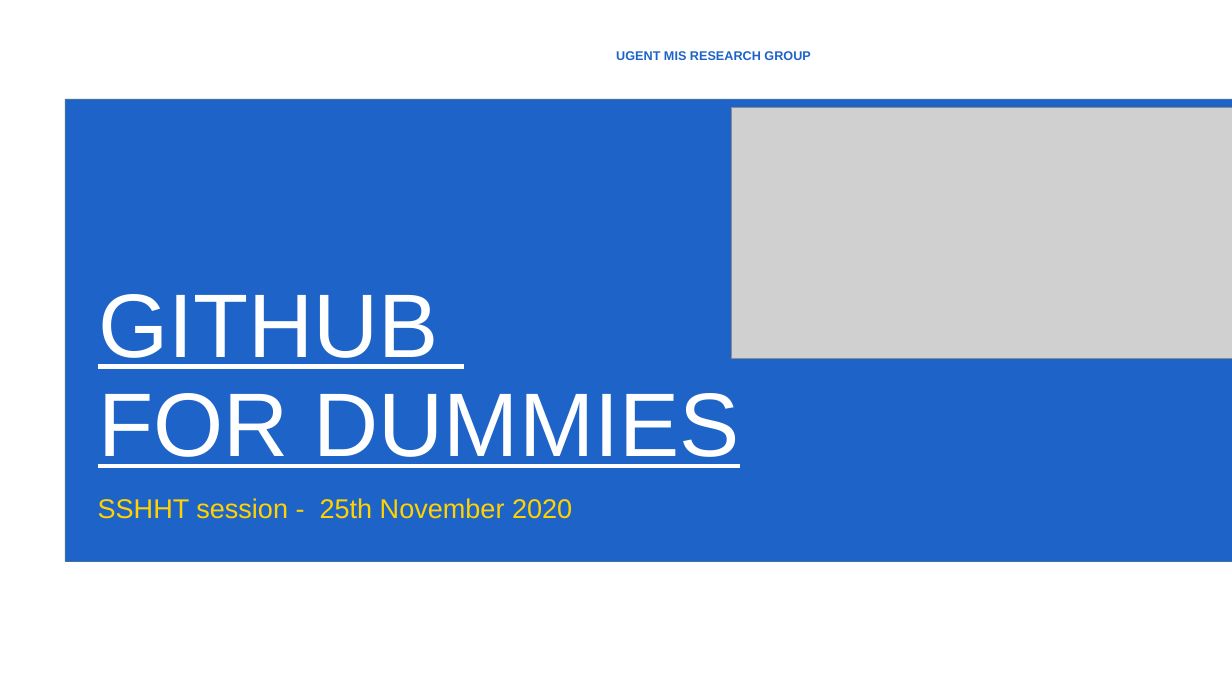
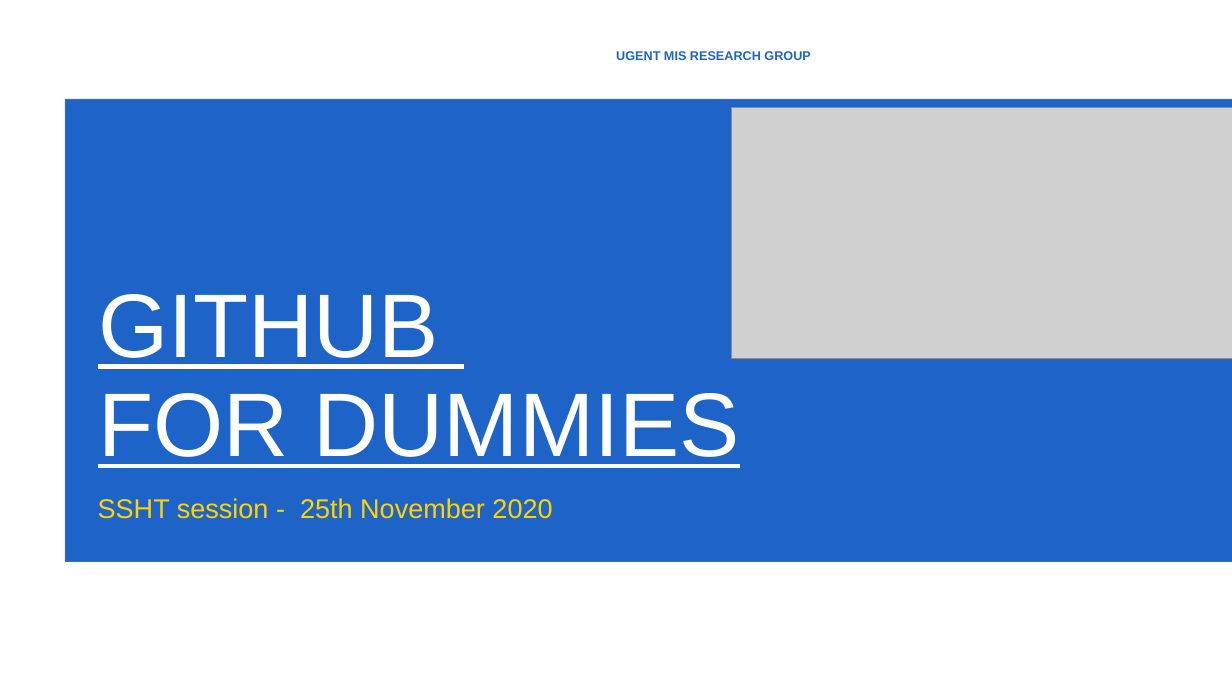
Before and after one commit to Qisi-Zhang/SSHTsessie, a slide deck: slide 2 of SSHTGithub.pptx. Drawn at 1232x693 pixels with LibreOffice and Linux fonts; fonts in the diff are those of the drawing; grey boxes stand for pictures; background and template pictures are left out. Boxes give left, top, right and bottom in pixels: in the first picture for what was removed or moved away, otherwise in the second. Text is boxed around its words. In the diff, an @@ line names an element or a change of style, - is before the commit and + after.

Commit message:
add slide Github files

```diff
--- a/SSHTGithub.pptx
+++ b/SSHTGithub.pptx
@@ subtitle at <box>98,498,552,519</box>: text changed @@
-SSHHT session - 25th November 2020
+SSHT session - 25th November 2020
```
Also in this commit, not shown: 1 other slide changed, 1 slide added, 3 other files.
